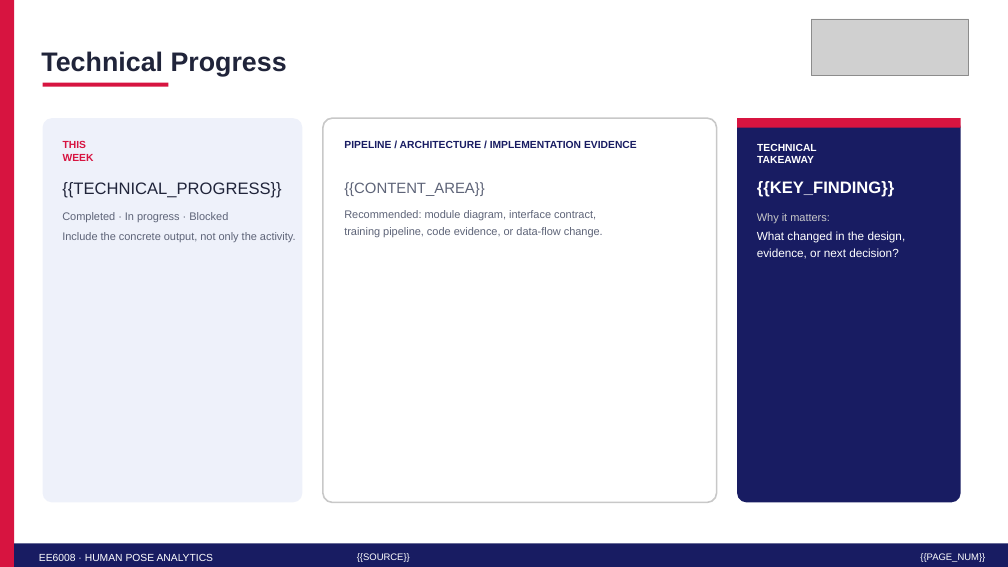
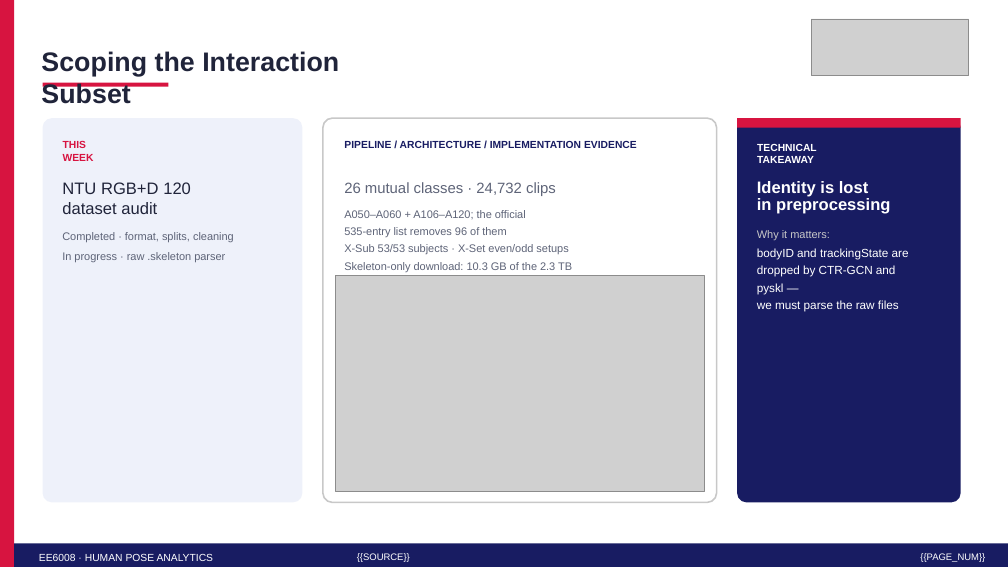
Before and after one commit to HarvyLiang/IPPoseRep, a slide deck: slide 3 of reports/WeeklyPre/5min_pre_fully_editable.pptx. Drawn at 1008x567 pixels with LibreOffice and Linux fonts; fonts in the diff are those of the drawing; grey boxes stand for pictures. Boxes give left, top, right and bottom in pixels: in the first picture for what was removed or moved away, otherwise in the second. Text is boxed around its words. In the diff, an @@ line names an element or a change of style, - is before the commit and + after.

```diff
--- a/reports/WeeklyPre/5min_pre_fully_editable.pptx
+++ b/reports/WeeklyPre/5min_pre_fully_editable.pptx
@@ text at (41, 51, 339, 103): text changed @@
-Technical Progress
+Scoping the Interaction Subset
@@ text at (62, 182, 234, 262): text changed @@
-{{TECHNICAL_PROGRESS}}
-Completed · In progress · Blocked
-Include the concrete output, not only the activity.
+NTU RGB+D 120
+dataset audit
+Completed · format, splits, cleaning
+In progress · raw .skeleton parser
@@ text at (344, 182, 572, 272): text changed @@
-{{CONTENT_AREA}}
-Recommended: module diagram, interface contract,
-training pipeline, code evidence, or data-flow change.
+26 mutual classes · 24,732 clips
+A050–A060 + A106–A120; the official
+535-entry list removes 96 of them
+X-Sub 53/53 subjects · X-Set even/odd setups
+Skeleton-only download: 10.3 GB of the 2.3 TB
@@ text at (757, 181, 890, 214): text changed @@
-{{KEY_FINDING}}
+Identity is lost
+in preprocessing
@@ text at (757, 248, 909, 312): text changed @@
-What changed in the design,
-evidence, or next decision?
+bodyID and trackingState are
+dropped by CTR-GCN and pyskl —
+we must parse the raw files
@@ picture added at (336, 275, 705, 492) @@
```
